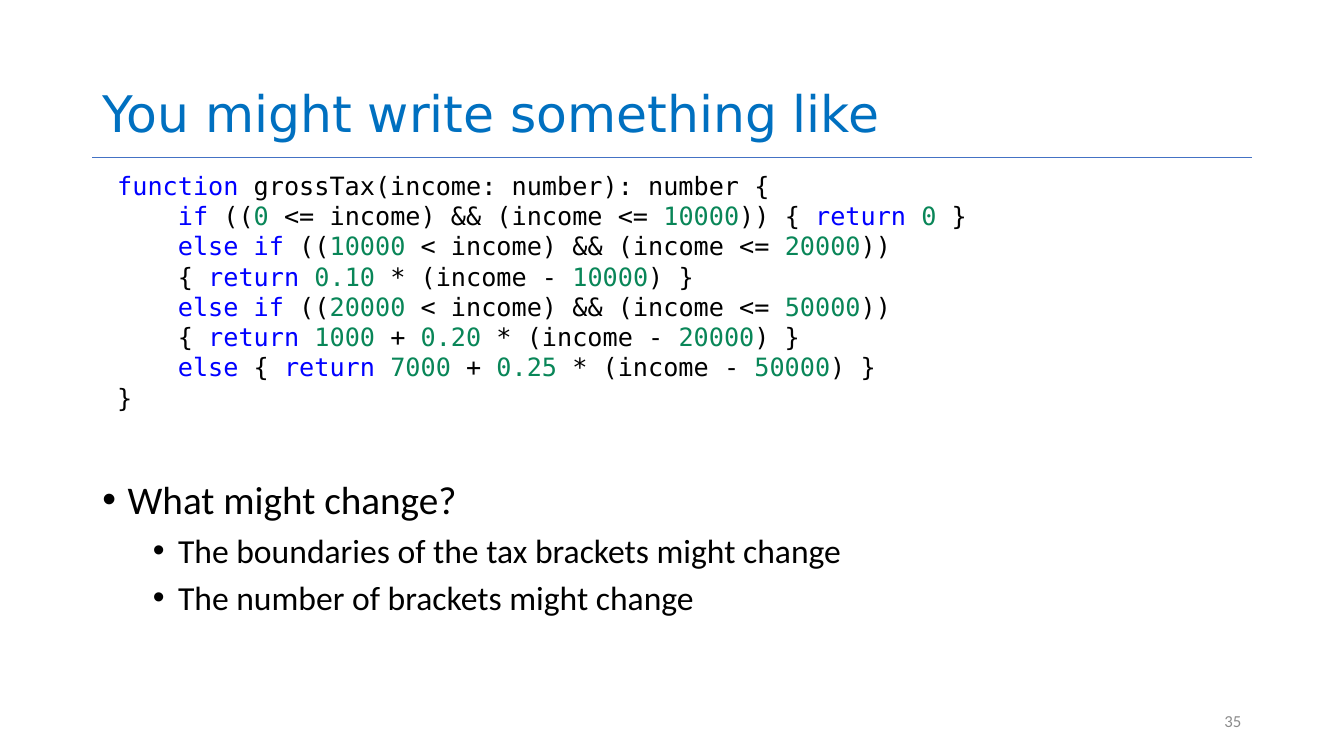
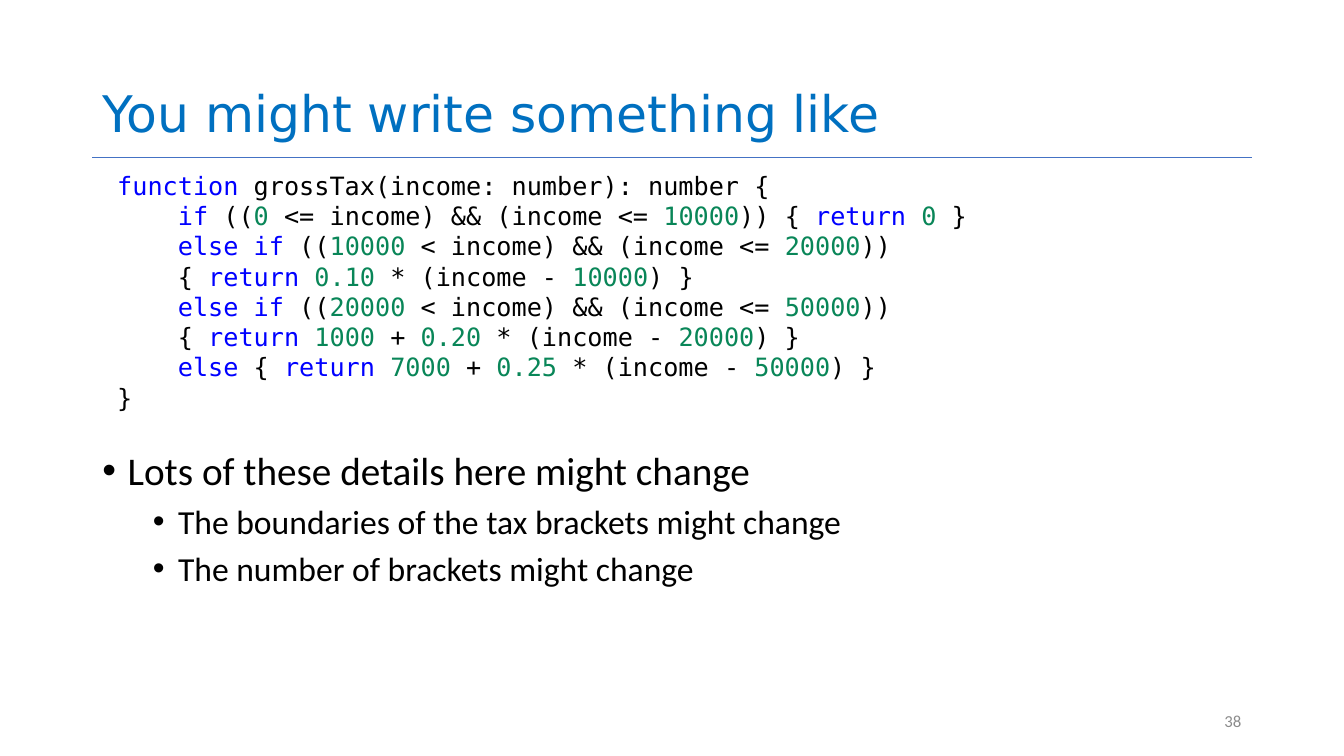
Before and after one commit to neu-se/CS4530-Spring-2026, a slide deck: slide 38 of Slides/Module 08 Code Level Design.pptx (slide 35 before the commit). Drawn at 1344x756 pixels with LibreOffice and Linux fonts; fonts in the diff are those of the drawing. Boxes give left, top, right and bottom in pixels: in the first picture for what was removed or moved away, otherwise in the second. Text is boxed around its words. In the diff, an @@ line names an element or a change of style, - is before the commit and + after.

```diff
--- a/Slides/Module 08 Code Level Design.pptx
+++ b/Slides/Module 08 Code Level Design.pptx
@@ text "Lots of these details here ...": place and size @@
-text "Lots of these details here ..." at (128, 486, 841, 616)
+text "Lots of these details here ..." at (128, 457, 841, 587)
@@ text at (128, 457, 750, 492): text changed @@
-• What might change?
+• Lots of these details here might change
@@ page number at (1224, 715, 1241, 727): text changed @@
-35
+38
```
Also in this commit, not shown: 14 other slides changed, 3 slides added, 1 other file.
